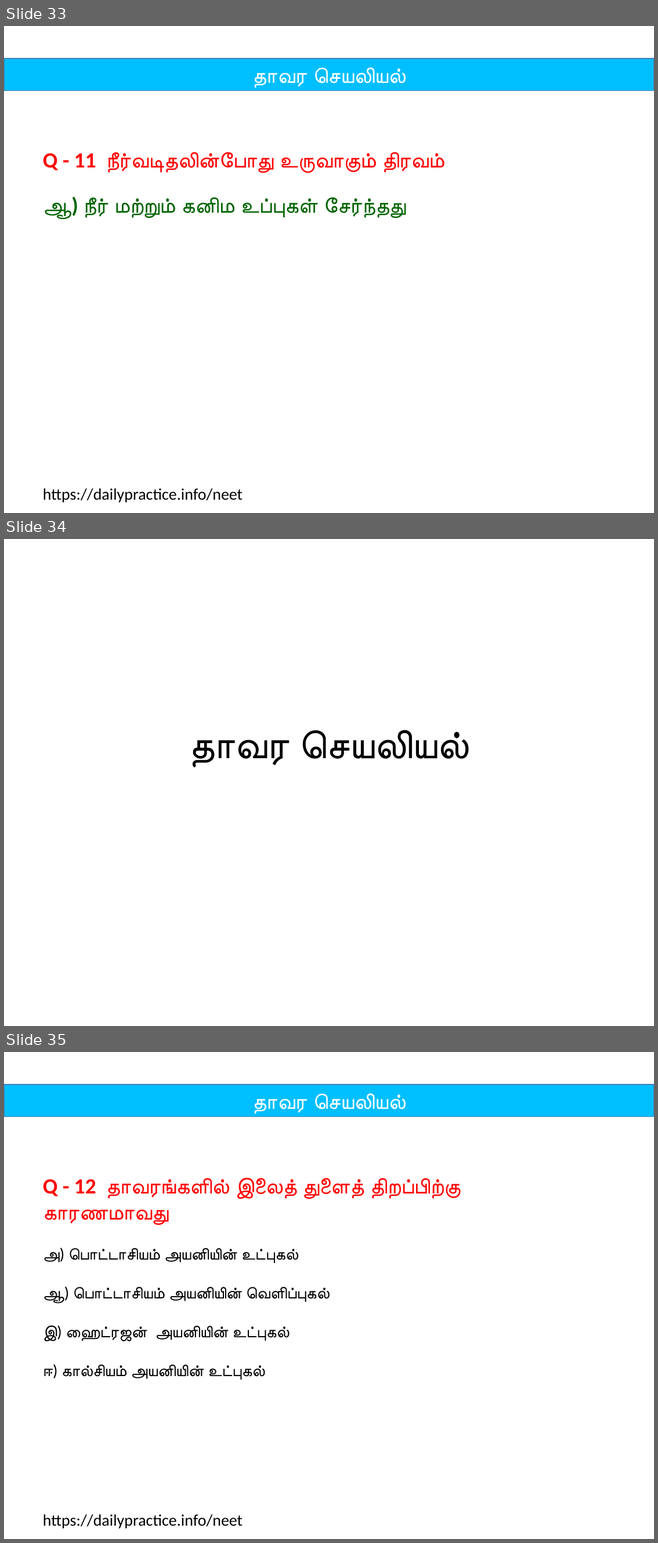
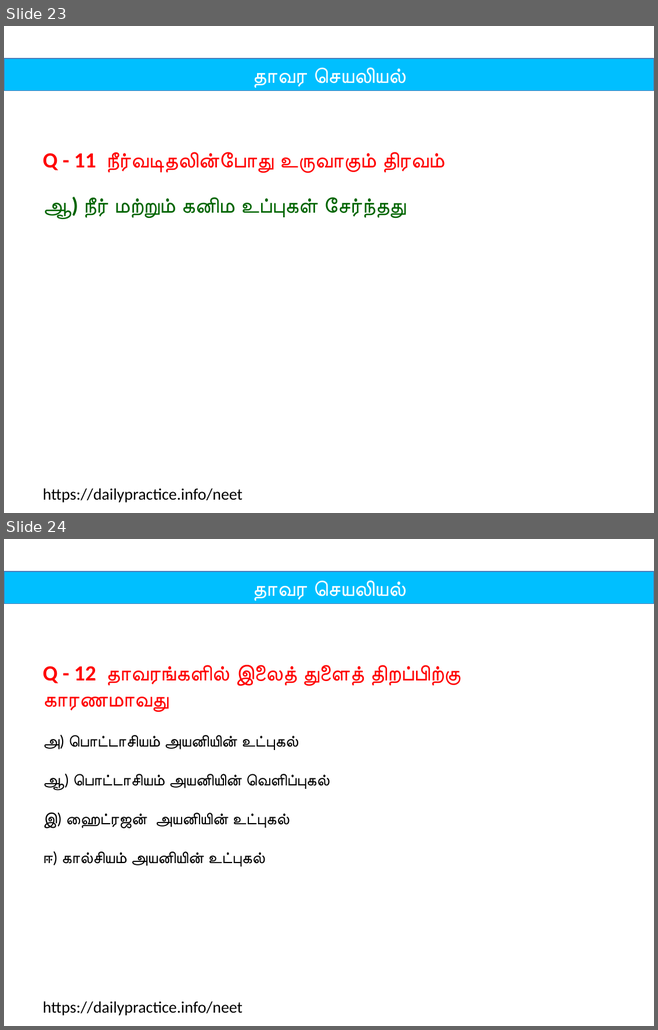
Before and after one commit to tvmani/tvmani.github.io, a slide deck: neet/tamil_biology/files/unit_05_plant_physiology.pptx. Shown one above the other, each under a label of ours: slides 33, 34 and 35 before the commit, slides 23 and 24 after it. The pictures are 658x1543 and 658x1030 pixels, drawn with LibreOffice and Linux fonts; fonts in the diff are those of the drawing. Boxes give left, top, right and bottom in pixels: in the first picture for what was removed or moved away, otherwise in the second. Text is boxed around its words. In the diff, an @@ line names an element or a change of style, - is before the commit and + after.

```diff
--- a/neet/tamil_biology/files/unit_05_plant_physiology.pptx
+++ b/neet/tamil_biology/files/unit_05_plant_physiology.pptx
@@ slide 34 removed at [4,539,654,1026], background #FFFFFF @@
@@ title removed at [189,730,466,768] @@
-தாவர செயலியல்
@@ what was slide 33 is now slide 23 @@
@@ what was slide 35 is now slide 24 @@
```
Also in this commit, not shown: 1 slide changed, 60 other slides removed, 1 other file.
